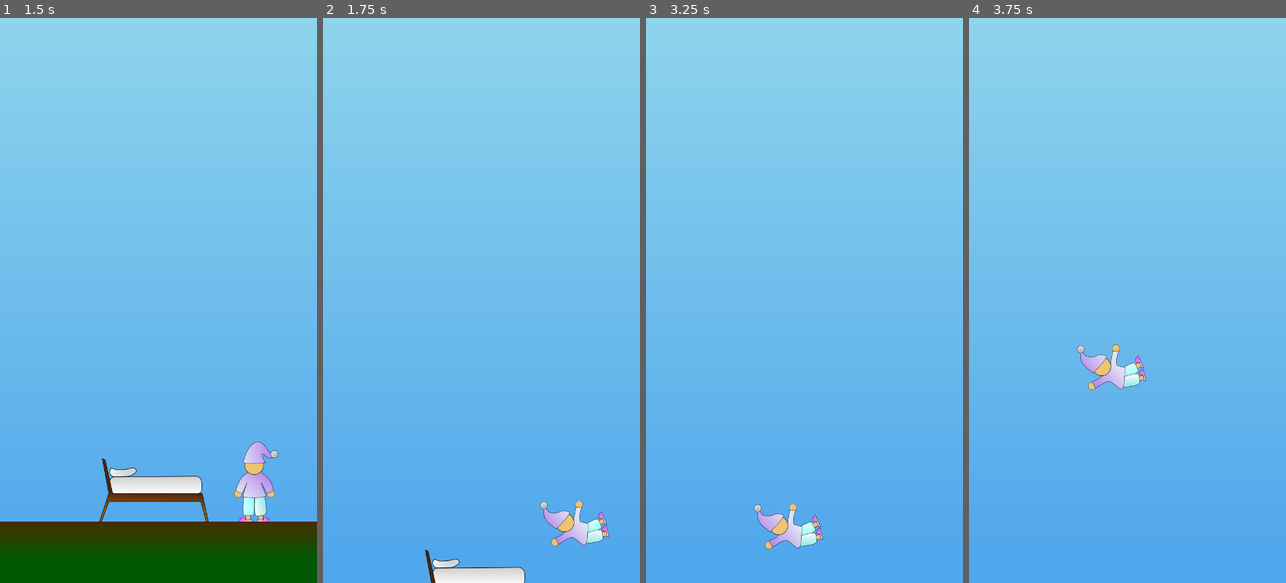
Above: before the commit, frames 1-4 (left to right).
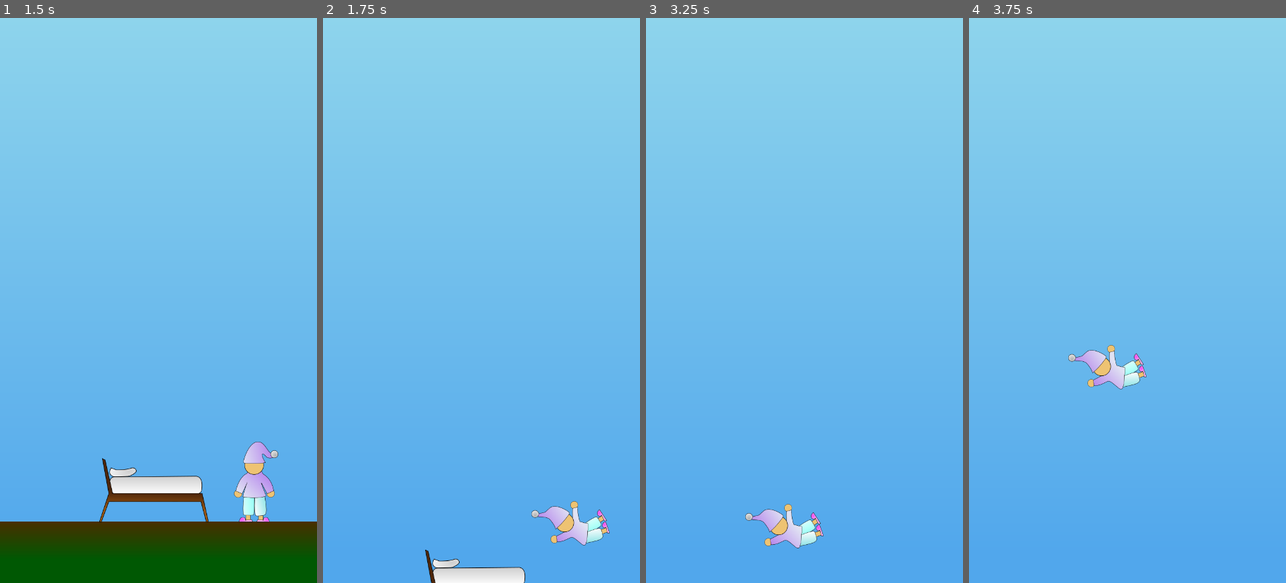
Above: after the commit, the same moments.

Repository: sorlok/LD48
Game: Godot game, scene res://Scenes/Title.tscn
Two runs of this game, one before a commit and one after it. Both use one fixed random seed, a clock stepped at 60 frames per second and the inputs below.
Inputs (mouse positions are in pixels of both pictures, inside the frame that each line leads up to):
- Up to frame 1 (1.5 s): click "Start" at 0.5 s; move the mouse to (228, 272) at 1.27 s; hold D (ui_right) from 1.28 s (still down); click (228, 272) at 1.42 s
- Up to frame 2 (1.75 s): keep holding D (ui_right)
- Up to frame 3 (3.25 s): move the mouse to (741, 328) at 2.02 s; release D (ui_right) at 2.03 s; hold A (ui_left) 2.03-2.78 s; tap Enter at 2.75 s; move the mouse to (836, 176) at 2.77 s; hold D (ui_right) from 2.78 s (still down)
- Up to frame 4 (3.75 s): keep holding D (ui_right); move the mouse to (1111, 413) at 3.52 s; click (1111, 413) at 3.67 s

Frame 1 is identical in both runs. In frame 2, 0.5% of the frame differs, in the area x 65-91%, y 85-94%; in frame 3, 0.5%; in frame 4, 0.5%.

Commit message:
Basic BGM switcher added

Diff:
--- /dev/null
+++ b/Scenes/BGM.tscn
@@ -0,0 +1,16 @@
+[gd_scene load_steps=5 format=2]
+
+[ext_resource path="res://Music/1_the_cruise.ogg" type="AudioStream" id=1]
+[ext_resource path="res://Scripts/BGM.gd" type="Script" id=2]
+[ext_resource path="res://Music/2_open_cab.ogg" type="AudioStream" id=3]
+[ext_resource path="res://Music/3_ebb_and_flow.ogg" type="AudioStream" id=4]
+
+[node name="BGM" type="AudioStreamPlayer"]
+script = ExtResource( 2 )
+Level0Music = ExtResource( 1 )
+Level1Music = ExtResource( 3 )
+Level2Music = ExtResource( 4 )
+
+[node name="Tween" type="Tween" parent="."]
+
+[connection signal="tween_completed" from="Tween" to="." method="_on_Tween_tween_completed"]
--- a/Scenes/Title.tscn
+++ b/Scenes/Title.tscn
@@ -281,7 +281,6 @@
 visible = false
 position = Vector2( 347.446, 933.333 )
 frames = SubResource( 6 )
-frame = 1
 playing = true
 
 [node name="AnimationPlayer" type="AnimationPlayer" parent="."]
--- /dev/null
+++ b/Scripts/BGM.gd
@@ -0,0 +1,37 @@
+extends AudioStreamPlayer
+
+export (AudioStream) var Level0Music
+export (AudioStream) var Level1Music
+export (AudioStream) var Level2Music
+
+
+const transition_type = 1 # TRANS_SINE
+
+onready var curr_level = -1
+
+
+func play_music(level:int):
+	# No need to change
+	if level == curr_level:
+		return
+	curr_level = level
+
+	if level == 0:
+		stream = Level0Music
+	elif level == 1:
+		stream = Level1Music
+	else:
+		stream = Level2Music
+	volume_db = 0
+	play()
+
+
+func fade_out(duration:float):
+	# Tween music down
+	$Tween.interpolate_property(self, "volume_db", 0, -80, duration, transition_type, Tween.EASE_IN, 0)
+	$Tween.start()
+
+
+func _on_Tween_tween_completed(object, key):
+	# Actually stop playback
+	object.stop()
--- a/Scripts/Globals.gd
+++ b/Scripts/Globals.gd
@@ -21,4 +21,6 @@
 # Make some things easier to test
 const DMG_CAR = 10
 const DMG_ROCKET = 20
-const DMG_CLOUD = -1
+#const DMG_CLOUD = -1
+
+const DMG_CLOUD = -100
--- a/Scripts/LevelCloud.gd
+++ b/Scripts/LevelCloud.gd
@@ -41,6 +41,9 @@
 	if Globals.rel_level() == 2:
 		$TinyStarsTimer.start()
 
+	# Music
+	Bgm.play_music(Globals.rel_level());
+
 	# Various level things
 	set_spawn_timer_offsets()
 	$SkyBg.set_level()
@@ -127,6 +130,9 @@
 	# Only transition from ingame => ending
 	if Globals.state == Globals.ST_INGAME:
 		Globals.state = Globals.ST_ENDING
+
+		# Fade out music
+		Bgm.fade_out(2)
 
 		# Avoid spawning in clouds that are already offscreen
 		var clouds = get_tree().get_nodes_in_group("cloud")
--- a/Scripts/Title.gd
+++ b/Scripts/Title.gd
@@ -3,6 +3,7 @@
 
 func _ready():
 	$SkyBg.set_level()
+	Bgm.play_music(0)
 
 
 
--- a/project.godot
+++ b/project.godot
@@ -17,6 +17,7 @@
 [autoload]
 
 Globals="*res://Scripts/Globals.gd"
+Bgm="*res://Scenes/BGM.tscn"
 
 [debug]
 
Not shown, added: Attributuion.txt
Not shown, changed: .gitignore
Not shown, added: Music/1_the_cruise.ogg
Not shown, added: Music/2_open_cab.ogg
Not shown, added: Music/3_ebb_and_flow.ogg
